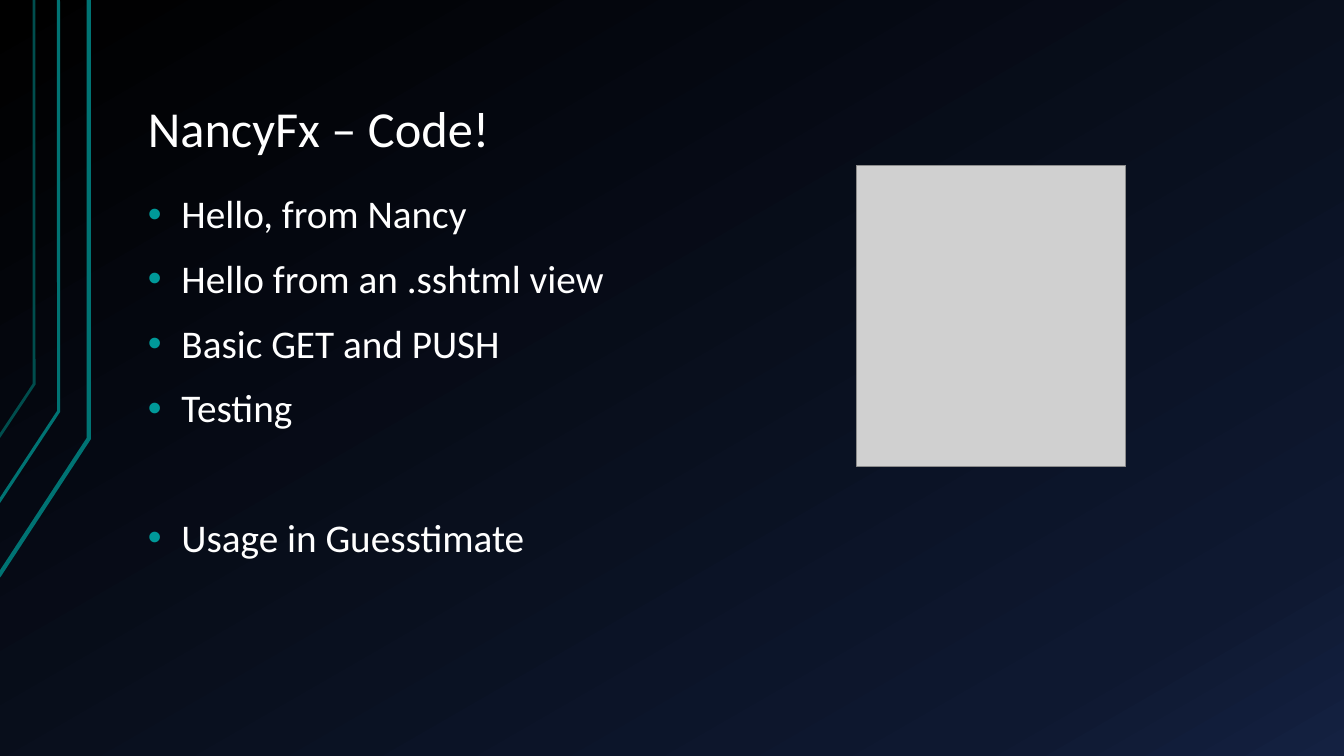
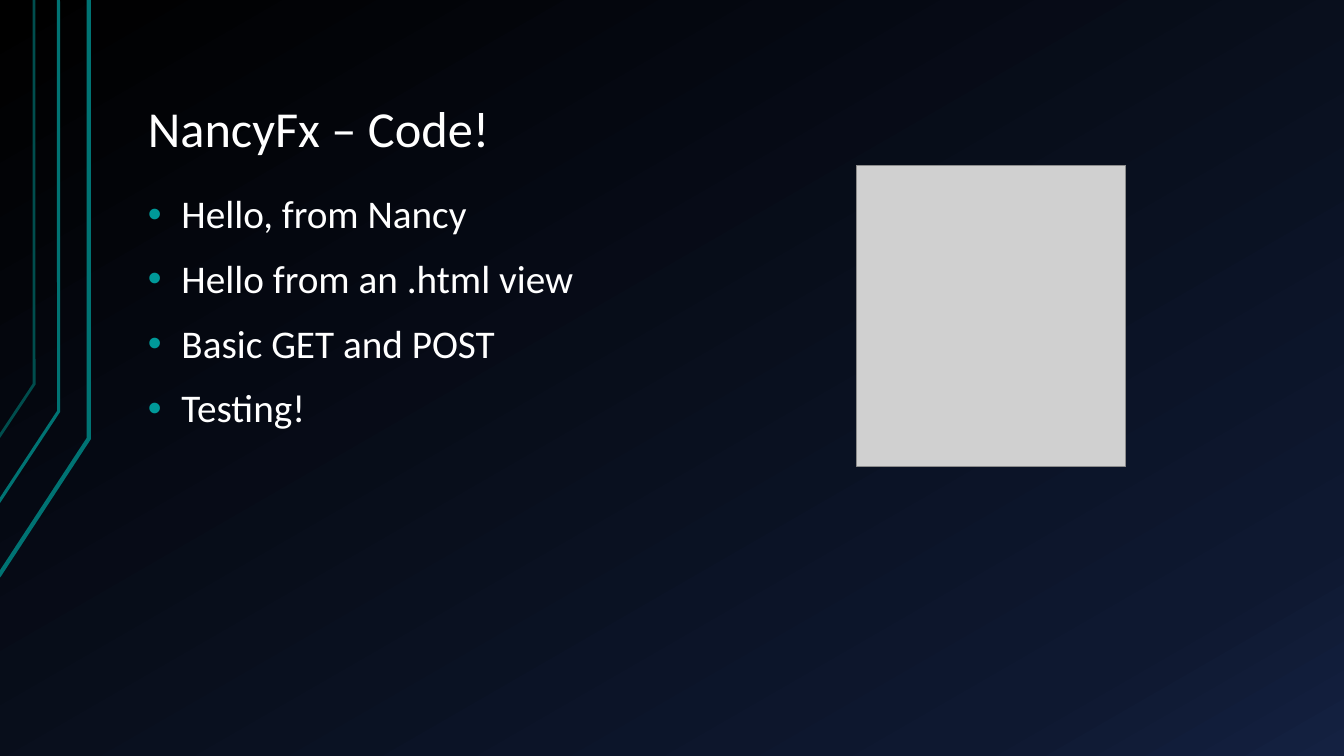
Before and after one commit to StachuDotNet/Guesstimate_talk, a slide deck: slide 5 of Assets/talk.pptx (slide 6 before the commit). Drawn at 1344x756 pixels with LibreOffice and Linux fonts; fonts in the diff are those of the drawing; grey boxes stand for pictures. Boxes give left, top, right and bottom in pixels: in the first picture for what was removed or moved away, otherwise in the second. Text is boxed around its words. In the diff, an @@ line names an element or a change of style, - is before the commit and + after.

```diff
--- a/Assets/talk.pptx
+++ b/Assets/talk.pptx
@@ text at box(181, 265, 573, 429): text changed @@
-• Hello from an .sshtml view
-• Basic GET and PUSH
-• Testing
-• Usage in Guesstimate
+• Hello from an .html view
+• Basic GET and POST
+• Testing!
```
Also in this commit, not shown: 7 other slides changed, 2 slides added, 3 slides removed, 5 other files.
